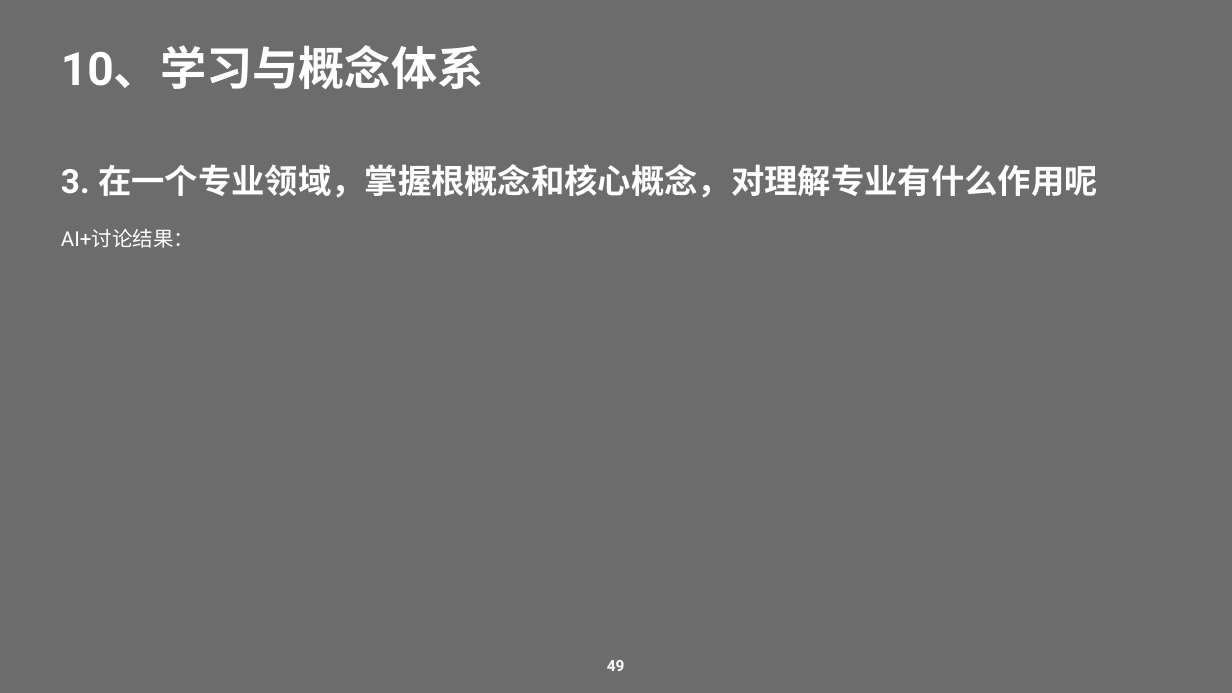
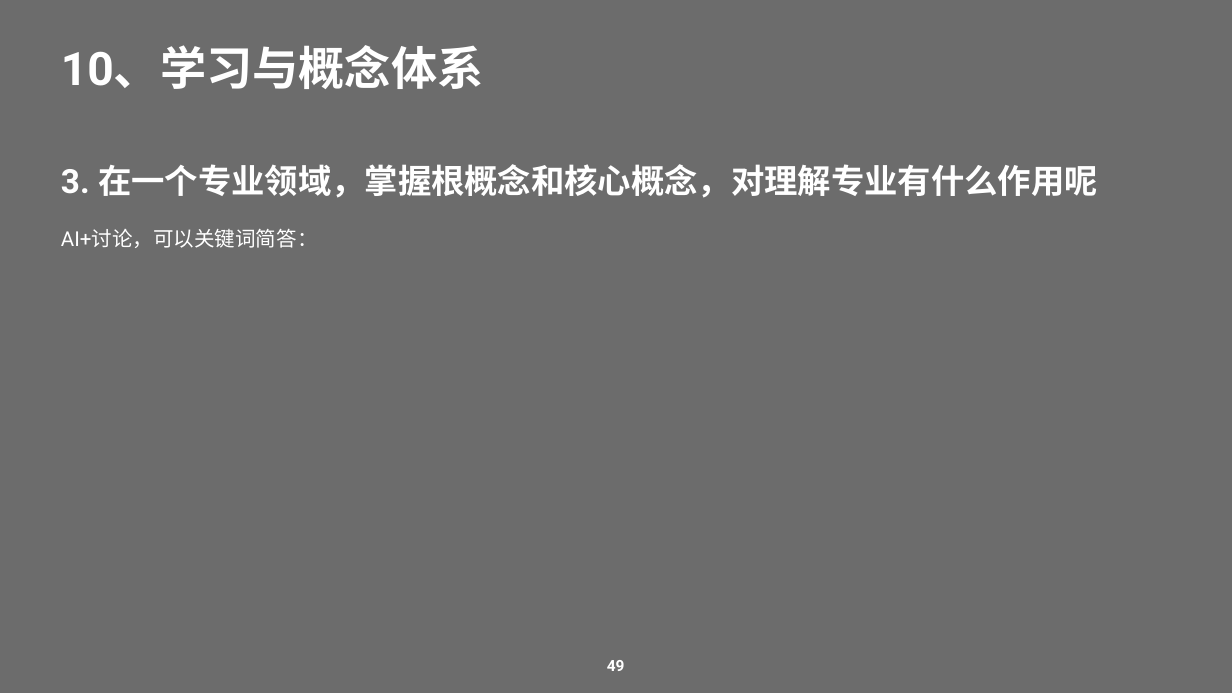
Before and after one commit to Yongjunzhou/AOS-system-design, a slide deck: slide 49 of 50-research/流程工程师培训/01-运营体系正向设计基础概念-答题.pptx. Drawn at 1232x693 pixels with LibreOffice and Linux fonts; fonts in the diff are those of the drawing. Boxes give left, top, right and bottom in pixels: in the first picture for what was removed or moved away, otherwise in the second. Text is boxed around its words. In the diff, an @@ line names an element or a change of style, - is before the commit and + after.

```diff
--- a/50-research/流程工程师培训/01-运营体系正向设计基础概念-答题.pptx
+++ b/50-research/流程工程师培训/01-运营体系正向设计基础概念-答题.pptx
@@ text at (x1=61, y1=229, x2=318, y2=248): text changed @@
-AI+讨论结果：
+AI+讨论，可以关键词简答：
```
Also in this commit, not shown: 49 other slides changed, 1 other file.
